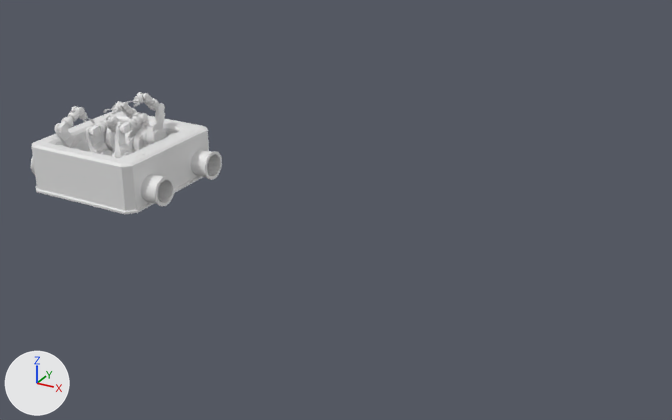
Before and after pictures for a commit that changed the FBX model Assets/Data/Structures/3. Manufacturing/Mechanical Assembler/Mechanical Assembler.fbx.
Rendered twice from a 50 mm lens placed at (8.35, -8.16, 4.56), pointed at (3.57, 0.53, 0.21). Every picture has the same lights, and +X, +Y and +Z are marked at lower left. Materials are left out; every surface is plain grey.

The older version as bpy lines, for what is in view:
```python
me_cube_017 = bpy.data.meshes.new('Cube.017')
me_cube_017.from_pydata(...)  # 4365 vertices, 4016 faces; spans x -3.0..1.08, y 0.0..2.28, z -0.77..3.0
me_cube_017.materials.append(mat_universal_development_shader)
ob_mechanical_assembler = bpy.data.objects.new('Mechanical Assembler', me_cube_017)
ob_mechanical_assembler.location = (0.0, 0.0, 0.0)
ob_mechanical_assembler.rotation_euler = (1.571, 0.0, -3.142)  # degrees (90, 0, -180)
ob_mechanical_assembler.scale = (0.5, 0.5, 0.5)
```
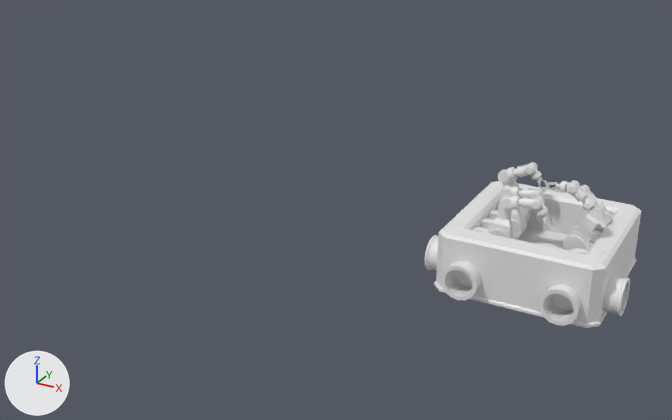
Diff of the bpy script that builds the scene:
```diff
--- a/Assets/Data/Structures/3. Manufacturing/Mechanical Assembler/Mechanical Assembler.fbx.py
+++ b/Assets/Data/Structures/3. Manufacturing/Mechanical Assembler/Mechanical Assembler.fbx.py
@@ me_cube_017 @@
 # used by ob_mechanical_assembler; location = (0.0, 0.0, 0.0); rotation_euler = (1.571, 0.0, -3.142), in degrees (90, 0, -180); scale = (0.5, 0.5, 0.5)
-me_cube_017.from_pydata(...)  # 4365 vertices, 4016 faces; spans x -3.0..1.08, y 0.0..2.28, z -0.77..3.0
+me_cube_017.from_pydata(...)  # 4539 vertices, 4173 faces; spans x -150.0..50.0, y 0.0..113.99, z -48.5..151.49
+# me_cube_017 part 1: the loose piece of 48 vertices spanning x -0.94..-0.76, y 0.32..1.13, z 1.52..2.33 is turned -90 degrees about the y axis through its middle and scaled by 50, then moved by (-100.9, 35.71, 57.14)
+# me_cube_017 part 2: the loose piece of 48 vertices spanning x 0.03..0.21, y 0.32..1.13, z 1.52..2.33 is turned -90 degrees about the y axis through its middle and scaled by 50, then moved by (-101.87, 35.71, 8.64)
+# me_cube_017 part 3: the loose piece of 48 vertices spanning x -0.94..-0.76, y 0.32..1.13, z -0.61..0.21 is turned -90 degrees about the y axis through its middle and scaled by 50, then moved by (2.79, 35.71, 59.26)
+# me_cube_017 part 4: the loose piece of 48 vertices spanning x -1.42..-1.24, y 0.32..1.13, z -0.61..0.21 is turned -90 degrees about the y axis through its middle and scaled by 50, then moved by (3.27, 35.71, 35.01)
+# me_cube_017 part 5: the loose piece of 48 vertices spanning x -1.91..-1.73, y 0.32..1.13, z -0.61..0.21 is turned -90 degrees about the y axis through its middle and scaled by 50, then moved by (3.76, 35.71, 10.76)
+# me_cube_017 part 6: the loose piece of 22 vertices spanning x -1.8..-1.71, y 0.55..1.18, z -0.33..0.38 is turned -90 degrees about the y axis through its middle and scaled by 50, then moved by (-7.52, 42.5, 13.62)
+# me_cube_017 part 7: the loose piece of 52 vertices spanning x -1.71..-1.48, y 0.77..1.88, z -0.03..0.39 is turned -90 degrees about the y axis through its middle and scaled by 50, then moved by (-15.38, 64.9, 21.55)
+# me_cube_017 part 8: the loose piece of 282 vertices spanning x -1.81..-1.52, y 1.65..1.98, z 0.13..0.99 is turned -90 degrees about the y axis through its middle and scaled by 50, then moved by (-34.43, 88.78, 17.58)
+# me_cube_017 part 9: the loose piece of 99 vertices spanning x -1.78..-1.55, y 1.62..1.95, z 0.81..1.11 is turned -90 degrees about the y axis through its middle and scaled by 50, then moved by (-54.38, 87.6, 17.18)
+# me_cube_017 part 10: the loose piece of 22 vertices spanning x -1.03..-0.94, y 0.53..1.1, z -0.29..0.43 is turned -90 degrees about the y axis through its middle and scaled by 50, then moved by (-10.51, 39.9, 52.17)
+# me_cube_017 part 11: the loose piece of 52 vertices spanning x -0.94..-0.71, y 0.68..1.75, z -0.15..0.41 is turned -90 degrees about the y axis through its middle and scaled by 50, then moved by (-13.75, 59.76, 60.19)
+# me_cube_017 part 12: the loose piece of 282 vertices spanning x -1.04..-0.75, y 1.52..1.83, z -0.12..0.75 is turned -90 degrees about the y axis through its middle and scaled by 50, then moved by (-22.94, 82.05, 56.42)
+# me_cube_017 part 13: the loose piece of 99 vertices spanning x -1.01..-0.78, y 1.46..1.8, z 0.57..0.81 is turned -90 degrees about the y axis through its middle and scaled by 50, then moved by (-41.63, 79.86, 56.04)
+# me_cube_017 part 14: 33 loose pieces with 2651 vertices, spanning x -3.0..1.08, y 0.0..2.28, z -0.77..3.0, are deleted
+# me_cube_017 part 15: 2825 vertices added at x -150.0..50.0, y 0.0..113.99, z -48.5..151.49
@@ ob_mechanical_assembler @@
 ob_mechanical_assembler = bpy.data.objects.new('Mechanical Assembler', me_cube_017)
-ob_mechanical_assembler.location = (0.0, 0.0, 0.0)
+ob_mechanical_assembler.location = (5.5, 0.0, 0.0)
 ob_mechanical_assembler.rotation_euler = (1.571, 0.0, -3.142)  # degrees (90, 0, -180)
-ob_mechanical_assembler.scale = (0.5, 0.5, 0.5)
+ob_mechanical_assembler.scale = (0.01, 0.01, 0.01)
```

Boxes [x1, y1, x2, y2] around the edits, measured in the pictures (672 x 420 px; the box of a moved part takes in the faces that stretch with it):
'Mechanical Assembler', reshaped, moved, rescaled (14% wider, 36% taller)
    before: [31, 92, 222, 214]
    after: [424, 162, 641, 328]
part 1 of me_cube_017, moved or reshaped
    before: [133, 128, 145, 152]
    after: [591, 230, 601, 241]
part 2 of me_cube_017, moved or reshaped
    before: [105, 122, 123, 151]
    after: [569, 248, 588, 254]
part 3 of me_cube_017, moved or reshaped (not visible before)
    after: [488, 210, 498, 220]
part 4 of me_cube_017, moved or reshaped (not visible before)
    after: [480, 218, 493, 229]
part 5 of me_cube_017, moved or reshaped (not visible before)
    after: [472, 227, 490, 234]
part 6 of me_cube_017, moved or reshaped
    before: [121, 151, 132, 158]
    after: [489, 228, 509, 238]
part 7 of me_cube_017, moved or reshaped
    before: [115, 123, 132, 158]
    after: [490, 194, 513, 238]
part 8 of me_cube_017, moved or reshaped
    before: [119, 112, 148, 133]
    after: [499, 195, 545, 210]
part 9 of me_cube_017, moved or reshaped
    before: [137, 114, 149, 126]
    after: [536, 199, 548, 216]
part 10 of me_cube_017, moved or reshaped
    before: [99, 149, 113, 156]
    after: [511, 219, 523, 239]
part 11 of me_cube_017, moved or reshaped
    before: [86, 126, 107, 153]
    after: [501, 185, 525, 232]
part 12 of me_cube_017, moved or reshaped
    before: [89, 116, 118, 136]
    after: [500, 186, 544, 198]
part 13 of me_cube_017, moved or reshaped (not visible afterwards)
    before: [108, 117, 117, 131]
part 14 of me_cube_017, deleted
    before: [31, 92, 222, 214]
part 15 of me_cube_017, added
    after: [424, 162, 641, 328]
